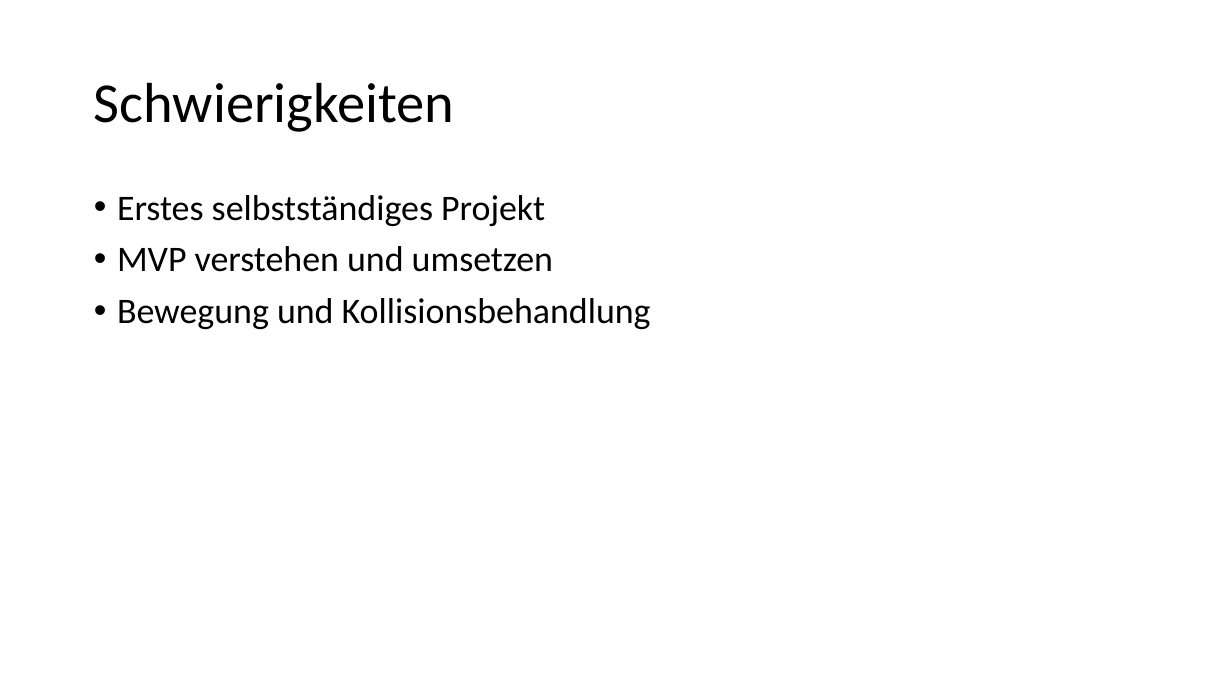
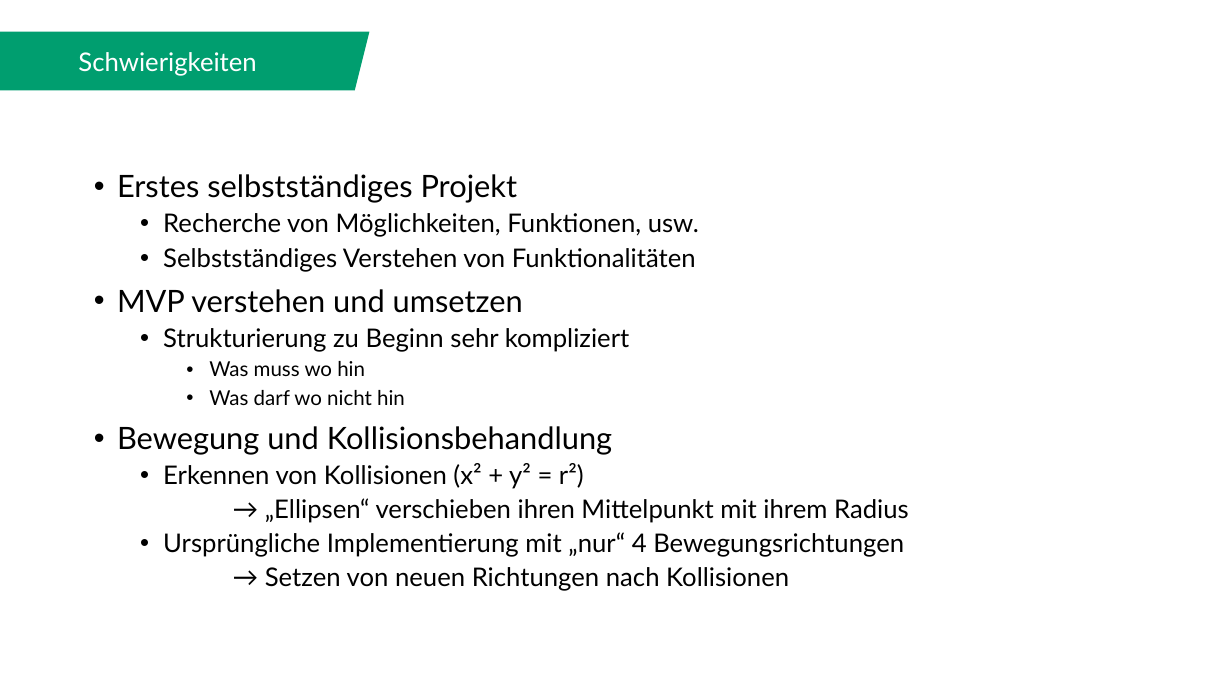
Before and after one commit to JonasAdler/pandemic_simulator, a slide deck: slide 8 of Abschlusspräsentation zum Bachelor-Praktikum.pptx. Drawn at 1232x693 pixels with LibreOffice and Linux fonts; fonts in the diff are those of the drawing. Boxes give left, top, right and bottom in pixels: in the first picture for what was removed or moved away, otherwise in the second. Text is boxed around its words. In the diff, an @@ line names an element or a change of style, - is before the commit and + after.

```diff
--- a/Abschlusspräsentation zum Bachelor-Praktikum.pptx
+++ b/Abschlusspräsentation zum Bachelor-Praktikum.pptx
@@ text "Schwierigkeiten": place and size @@
-text "Schwierigkeiten" at [94, 82, 454, 132]
+text "Schwierigkeiten" at [78, 52, 256, 76]
@@ text "Schwierigkeiten" at [78, 52, 256, 76]: size 44 to 20 pt, font Calibri to Lato, text colour #000000 to #FFFFFF; alignment left to centre; line spacing 0.9 to 1; vertical alignment middle to top @@
@@ parallelogram added at [0, 32, 369, 90], fill #009E6F, outline #009E6F 1 pt @@
@@ text "Erstes selbstständiges Projekt": place and size @@
-text "Erstes selbstständiges Projekt" at [117, 195, 651, 329]
+text "Erstes selbstständiges Projekt" at [117, 174, 909, 591]
@@ text at [117, 174, 612, 455]: size 28 to 24 pt, font Calibri to Lato in "Erstes selbstständiges Projekt", "MVP verstehen und umsetzen", "Bewegung und Kollisionsbehandlung" @@
@@ text at [163, 213, 699, 272]: paragraphs added @@
+  • Recherche von Möglichkeiten, Funktionen, usw.
+  • Selbstständiges Verstehen von Funktionalitäten
@@ text at [163, 328, 630, 405]: paragraphs added @@
+  • Strukturierung zu Beginn sehr kompliziert
+    • Was muss wo hin
+    • Was darf wo nicht hin
@@ text at [163, 463, 909, 591]: paragraphs added @@
+  • Erkennen von Kollisionen (x² + y² = r²)
+  → „Ellipsen“ verschieben ihren Mittelpunkt mit ihrem Radius
+  • Ursprüngliche Implementierung mit „nur“ 4 Bewegungsrichtungen
+  → Setzen von neuen Richtungen nach Kollisionen
```
Also in this commit, not shown: 8 other slides changed, 1 slide added, 1 slide removed.
